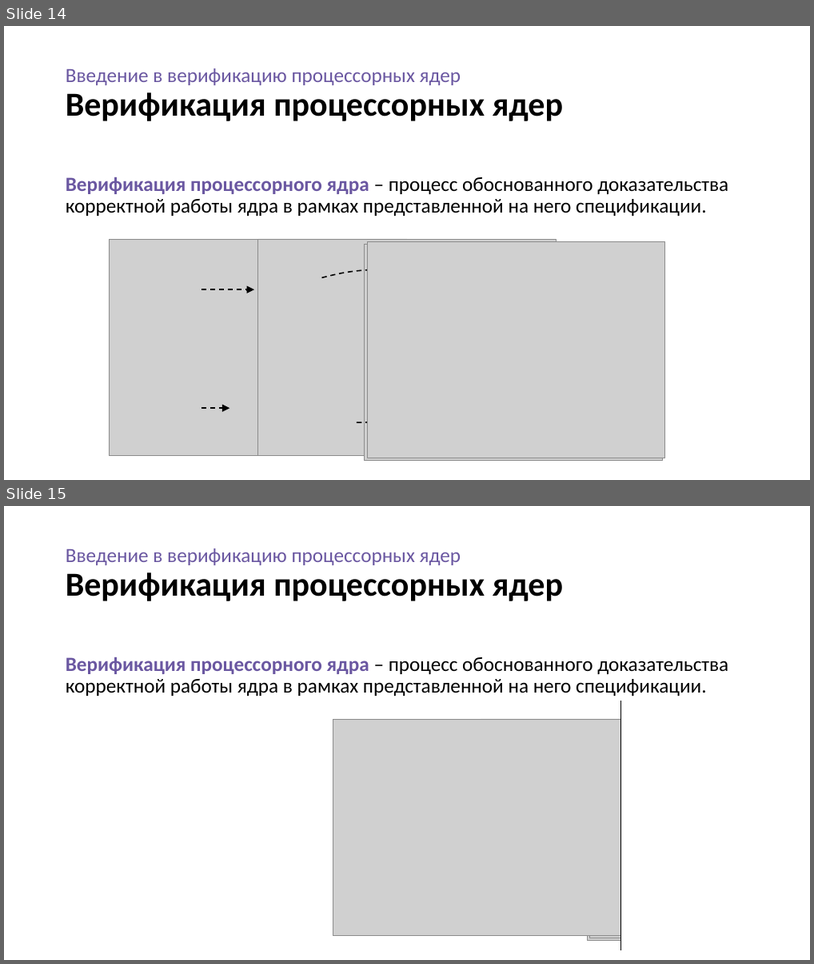
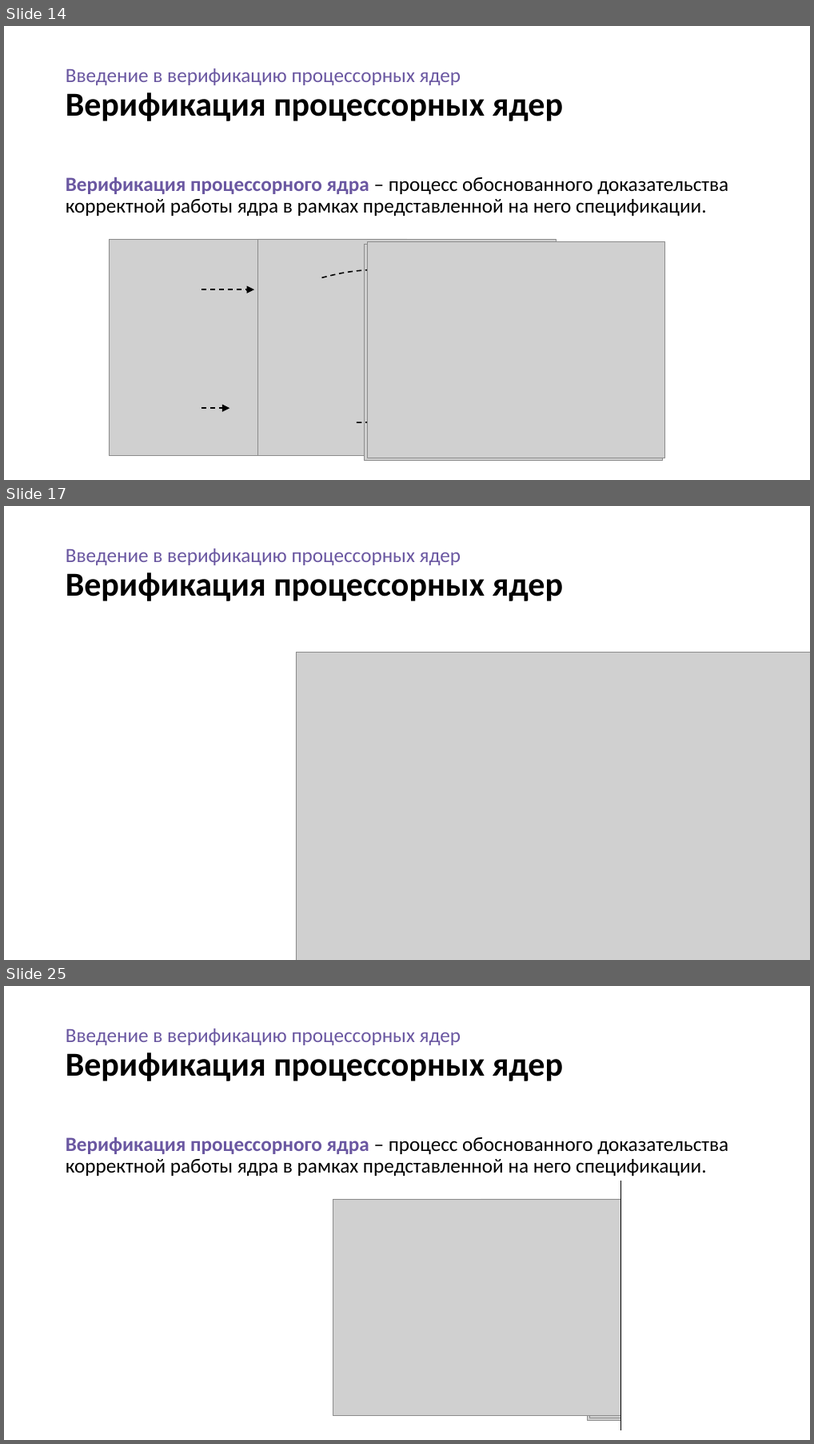
Before and after one commit to serge0699/micro23, a slide deck: present/present.pptx. Shown one above the other, each under a label of ours: slides 14 and 15 before the commit, slides 14, 17 and 25 after it; the slides between them are not shown. The pictures are 814x964 and 814x1444 pixels, drawn with LibreOffice and Linux fonts; fonts in the diff are those of the drawing; grey boxes stand for pictures. Boxes give left, top, right and bottom in pixels: in the first picture for what was removed or moved away, otherwise in the second. Text is boxed around its words. In the diff, an @@ line names an element or a change of style, - is before the commit and + after.

```diff
--- a/present/present.pptx
+++ b/present/present.pptx
@@ slide 17 added at [4, 506, 810, 960], background #FFFFFF @@
@@ title added at [66, 548, 564, 601], 24 pt, text #6A57A1 @@
+Введение в верификацию процессорных ядер
+Верификация процессорных ядер
@@ picture added at [296, 652, 810, 960] @@
@@ what was slide 15 is now slide 25 @@
```
Also in this commit, not shown: 1 slide changed, 22 other slides added, 14 other files.
